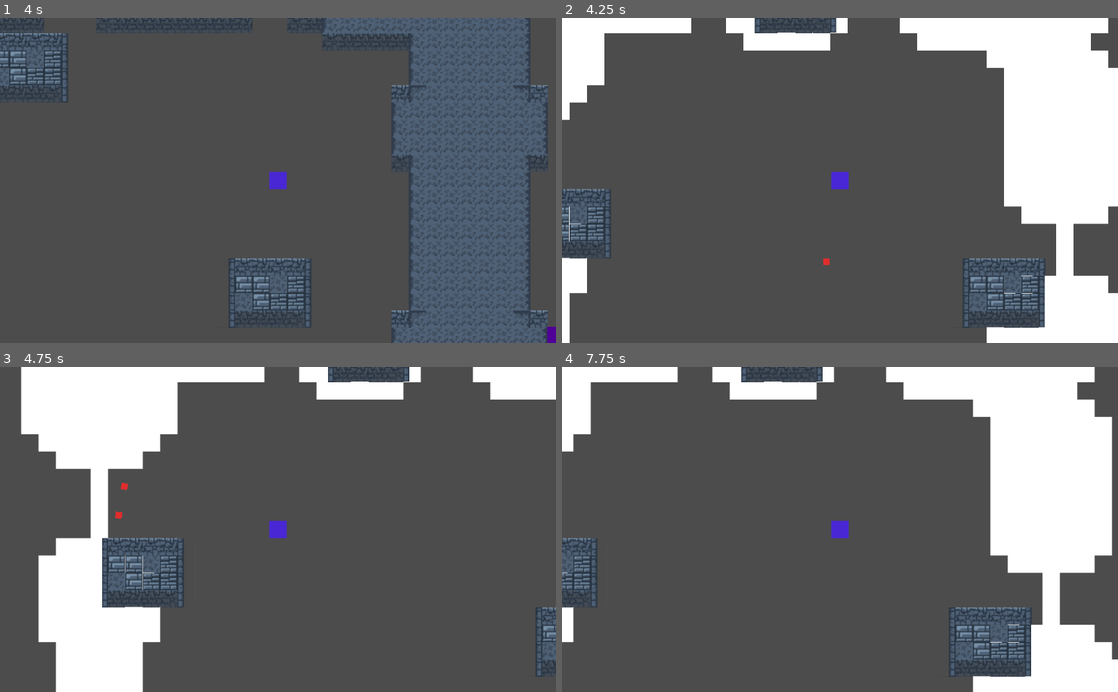
Above: before the commit, frames 1-4 (two rows, left to right).
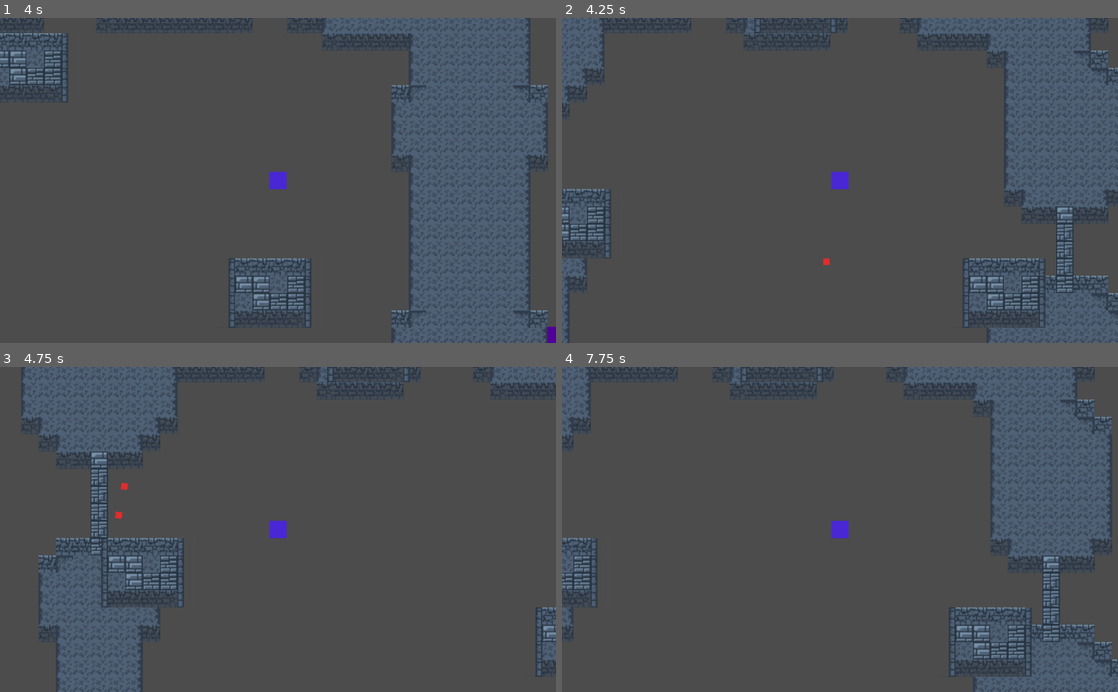
Above: after the commit, the same moments.

Repository: navett52/GMTK2020JamEntry
Game: Godot game, scene res://Main.tscn
The game is run twice, just before and just after one commit, with the same random seed, the same clock (stepped at 60 frames per second) and the same inputs. The engine's default icon, where the game draws it, is replaced by a stand-in: a white triangle on a blue panel in a dark square. Sound files missing from this copy of the repository are replaced by a short silence.
Inputs (mouse positions are in pixels of both pictures, inside the frame that each line leads up to):
- Up to frame 1 (4 s): tap Enter at 0.5, 2 s; move the mouse to (400, 164) at 0.52 s; hold D (move_right) 0.53-1.28 s; right-click (400, 164) at 0.6 s; tap Space at 1.25, 2.75 s; move the mouse to (166, 196) at 1.27 s; hold S (move_down) 1.28-2.03 s; click (166, 196) at 1.35 s; move the mouse to (333, 109) at 2.02 s; hold D (move_right) 2.03-2.78 s; right-click (333, 109) at 2.1 s; move the mouse to (250, 245) at 2.77 s; hold W (move_up) 2.78-3.53 s; click (250, 245) at 2.85 s; move the mouse to (444, 229) at 3.52 s; hold A (move_left) from 3.53 s (still down); right-click (444, 229) at 3.6 s
- Up to frame 2 (4.25 s): keep holding A (move_left); tap ` (reload_room) at 4.15 s
- Up to frame 3 (4.75 s): keep holding A (move_left); move the mouse to (111, 480) at 4.27 s; click (111, 480) at 4.35 s
- Up to frame 4 (7.75 s): move the mouse to (867, 529) at 5.02 s; release A (move_left) at 5.03 s; hold S (move_down) 5.03-5.78 s; right-click (867, 529) at 5.1 s; move the mouse to (756, 448) at 5.77 s; hold D (move_right) 5.78-6.53 s; click (756, 448) at 5.85 s; tap Enter at 6.5 s; move the mouse to (962, 513) at 6.52 s; hold W (move_up) 6.53-7.28 s; right-click (962, 513) at 6.6 s; move the mouse to (728, 545) at 7.27 s; hold D (move_right) from 7.28 s (still down); click (728, 545) at 7.35 s

Frame 1 is identical in both runs. In frame 2, 22% of the frame differs, in the area x 0-100%, y 0-100%; in frame 3, 19%; in frame 4, 22%.

Commit message:
Some small tweaks before the end of the night.

Diff:
--- a/Room/Room.gd
+++ b/Room/Room.gd
@@ -14,7 +14,7 @@
 export (room_type) var type = room_type.NORMAL
 
 # Private variables
-var enemy_count = 1
+var enemy_count = 0
 var rooms_completed = 0
 var tile_map = TileMap
 var default_tile = 0
@@ -55,7 +55,6 @@
 			room_type.NORMAL:
 				print("Normal")
 				generate_room()
-				tile_map.modulate = Color(251, 114, 4, 255)
 
 
 func get_enemy_count():
@@ -63,16 +62,17 @@
 		if child.has_method("freeze"):
 			enemy_count += 1
 			child.connect("died", self, "update_enemy_count")
+	print(enemy_count)
 
 
 func update_enemy_count():
 	enemy_count -= 1
+	print(enemy_count)
 
 
 func generate_physics_room():
 	# The code for adding the physics objects lies in the fill() method
 	generate_room()
-	tile_map.modulate = Color(0, 0, 0, 255)
 
 
 func generate_time_room():
@@ -82,7 +82,6 @@
 	timer.autostart = true
 	timer.connect("timeout", self, "time_behavior")
 	add_child(timer)
-	tile_map.modulate = Color(10, 95, 229, 255)
 
 
 #func generate_shape_room():
